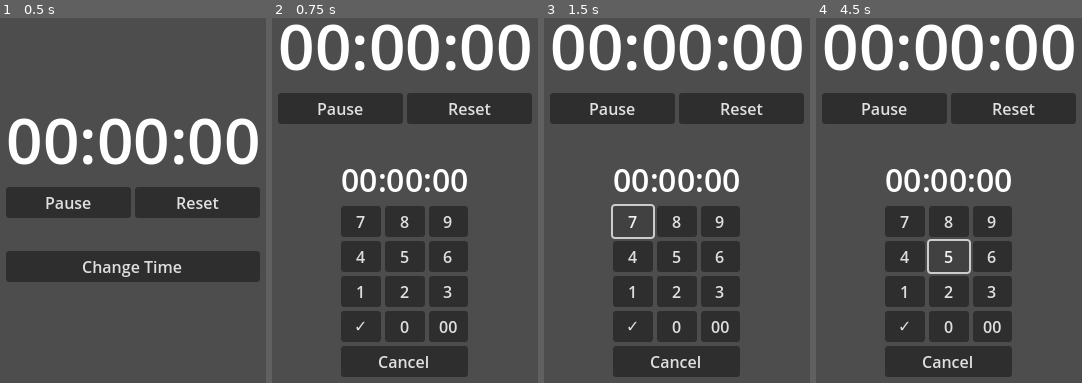
Above: before the commit, frames 1-4 (left to right).
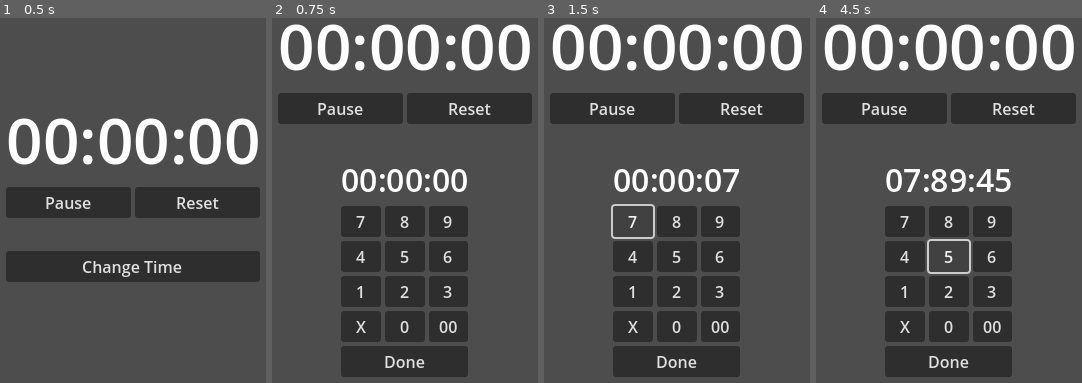
Above: after the commit, the same moments.

Repository: nailuj29/godot-timer
Game: Godot game, scene res://timer.tscn
Two runs of this game, one before a commit and one after it. Both use one fixed random seed, a clock stepped at 60 frames per second and the inputs below.
Inputs:
- Up to frame 1 (0.5 s): no input
- Up to frame 2 (0.75 s): click "Change Time" at 0.5 s
- Up to frame 3 (1.5 s): click "7" at 1.25 s
- Up to frame 4 (4.5 s): click "8" at 2 s; click "9" at 2.75 s; click "4" at 3.5 s; click "5" at 4.25 s

Frame 1 is identical in both runs. In frame 2, 0.4% of the frame differs, in the area x 31-59%, y 83-96%; in frame 3, 0.7%; in frame 4, 1.4%, in the area x 31-74%, y 41-96%.

Commit message:
:sparkles: Time Input is done

Diff:
--- a/time_input.gd
+++ b/time_input.gd
@@ -3,7 +3,70 @@
 
 signal done(time: int)
 
-var time: String
+var time: String = "000000"
+
+@onready var time_label: Label = %TimeLabel
+
+func add_num(num: String):
+	time = (time + num).substr(len(num))
+	time_label.text = time.substr(0, 2) + ":" + time.substr(2, 2) + ":" + time.substr(4, 2)
+
 
 func _on_cancel_button_pressed() -> void:
 	done.emit(-1)
+
+
+func _on_done_button_pressed() -> void:
+	var hours = int(time.substr(0, 2))
+	var minutes = int(time.substr(2, 2))
+	if minutes > 59:
+		minutes = 59
+	var seconds = int(time.substr(4, 2))
+	if seconds > 59:
+		seconds = 59
+
+	done.emit(hours * 60 * 60 + minutes * 60 + seconds)
+
+
+func _on_1button_pressed() -> void:
+	add_num("1")
+
+
+func _on_2button_pressed() -> void:
+	add_num("2")
+
+
+func _on_3button_pressed() -> void:
+	add_num("3")
+
+
+func _on_4button_pressed() -> void:
+	add_num("4")
+
+
+func _on_5button_pressed() -> void:
+	add_num("5")
+
+
+func _on_6button_pressed() -> void:
+	add_num("6")
+
+
+func _on_7button_pressed() -> void:
+	add_num("7")
+
+
+func _on_8button_pressed() -> void:
+	add_num("8")
+
+
+func _on_9button_pressed() -> void:
+	add_num("9")
+
+
+func _on_0button_pressed() -> void:
+	add_num("0")
+
+
+func _on_00button_pressed() -> void:
+	add_num("00")
--- a/time_input.tscn
+++ b/time_input.tscn
@@ -16,7 +16,8 @@
 [node name="VBoxContainer" type="VBoxContainer" parent="."]
 layout_mode = 2
 
-[node name="Label" type="Label" parent="VBoxContainer"]
+[node name="TimeLabel" type="Label" parent="VBoxContainer"]
+unique_name_in_owner = true
 layout_mode = 2
 text = "00:00:00"
 label_settings = SubResource("LabelSettings_gfwpv")
@@ -79,9 +80,9 @@
 size_flags_vertical = 3
 text = "3"
 
-[node name="DoneButton" type="Button" parent="VBoxContainer/GridContainer"]
+[node name="CancelButton" type="Button" parent="VBoxContainer/GridContainer"]
 layout_mode = 2
-text = "✓"
+text = "X"
 
 [node name="0Button" type="Button" parent="VBoxContainer/GridContainer"]
 layout_mode = 2
@@ -96,8 +97,20 @@
 text = "00
 "
 
-[node name="CancelButton" type="Button" parent="VBoxContainer"]
+[node name="DoneButton" type="Button" parent="VBoxContainer"]
 layout_mode = 2
-text = "Cancel"
+text = "Done"
 
-[connection signal="pressed" from="VBoxContainer/CancelButton" to="." method="_on_cancel_button_pressed"]
+[connection signal="pressed" from="VBoxContainer/GridContainer/7Button" to="." method="_on_7button_pressed"]
+[connection signal="pressed" from="VBoxContainer/GridContainer/8Button" to="." method="_on_8button_pressed"]
+[connection signal="pressed" from="VBoxContainer/GridContainer/9Button" to="." method="_on_9button_pressed"]
+[connection signal="pressed" from="VBoxContainer/GridContainer/4Button" to="." method="_on_4button_pressed"]
+[connection signal="pressed" from="VBoxContainer/GridContainer/5Button" to="." method="_on_5button_pressed"]
+[connection signal="pressed" from="VBoxContainer/GridContainer/6Button" to="." method="_on_6button_pressed"]
+[connection signal="pressed" from="VBoxContainer/GridContainer/1Button" to="." method="_on_1button_pressed"]
+[connection signal="pressed" from="VBoxContainer/GridContainer/2Button" to="." method="_on_2button_pressed"]
+[connection signal="pressed" from="VBoxContainer/GridContainer/3Button" to="." method="_on_3button_pressed"]
+[connection signal="pressed" from="VBoxContainer/GridContainer/CancelButton" to="." method="_on_cancel_button_pressed"]
+[connection signal="pressed" from="VBoxContainer/GridContainer/0Button" to="." method="_on_0button_pressed"]
+[connection signal="pressed" from="VBoxContainer/GridContainer/00Button" to="." method="_on_00button_pressed"]
+[connection signal="pressed" from="VBoxContainer/DoneButton" to="." method="_on_done_button_pressed"]
